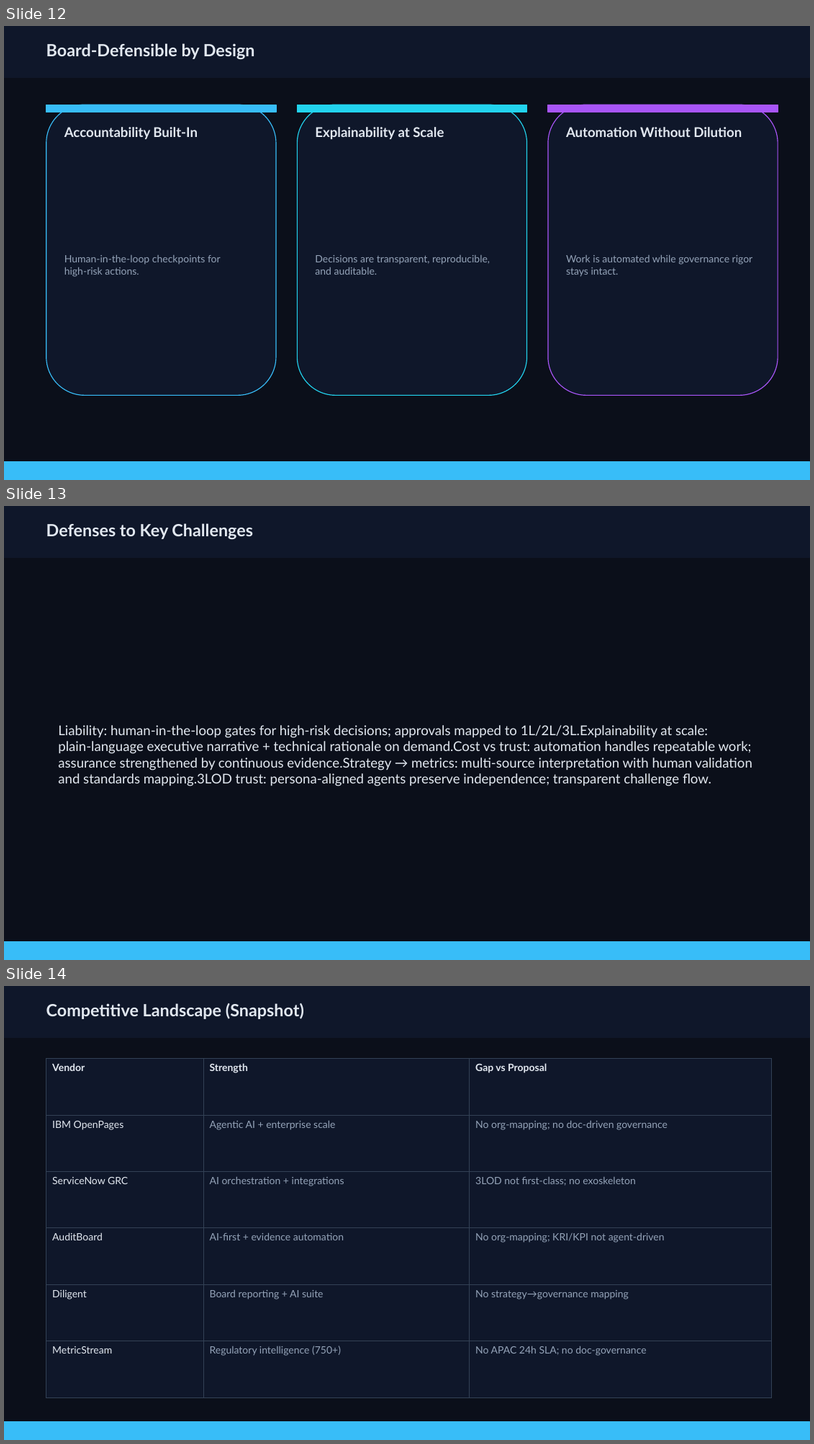
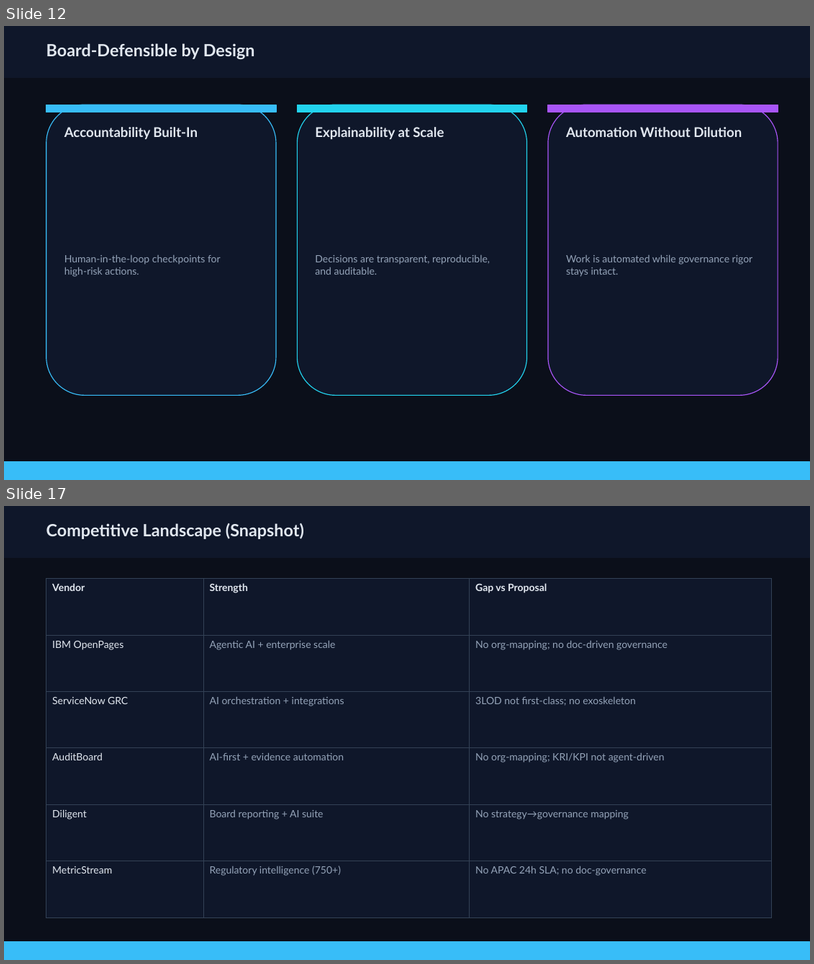
Before and after one commit to feerozac/GRC, a slide deck: _bmad-output/GRC agent.pptx. Shown one above the other, each under a label of ours: slides 12, 13 and 14 before the commit, slides 12 and 17 after it; the slides between them are not shown. The pictures are 814x1444 and 814x964 pixels, drawn with LibreOffice and Linux fonts; fonts in the diff are those of the drawing. Boxes give left, top, right and bottom in pixels: in the first picture for what was removed or moved away, otherwise in the second. Text is boxed around its words. In the diff, an @@ line names an element or a change of style, - is before the commit and + after.

```diff
--- a/_bmad-output/GRC agent.pptx
+++ b/_bmad-output/GRC agent.pptx
@@ slide 13 removed at bbox=[4, 506, 810, 960], background #FFFFFF @@
@@ rectangle removed at bbox=[4, 506, 810, 960] @@
@@ rectangle removed at bbox=[4, 506, 810, 557] @@
@@ text removed at bbox=[46, 523, 253, 540] @@
-Defenses to Key Challenges
@@ text removed at bbox=[58, 725, 752, 786] @@
-• Liability: human‑in‑the‑loop gates for high‑risk decisions; approvals mapped to 1L/2L/3L.Explainability at scale: plain‑language executive narrative + technical rationale on demand.Cost vs trust: automation handles repeatable work; assurance strengthened by continuous evidence.Strategy → metrics: multi‑source interpretation with human validation and standards mapping.3LOD trust: persona‑aligned agents preserve independence; transparent challenge flow.
@@ rectangle removed at bbox=[4, 942, 810, 960] @@
@@ what was slide 14 is now slide 17 @@
```
Also in this commit, not shown: 8 slides added, 5 other files.
